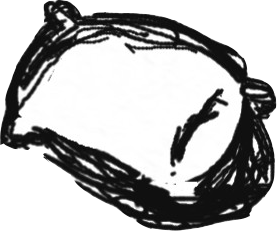
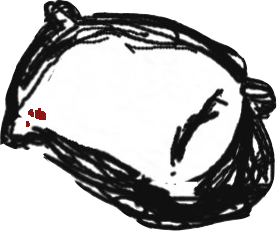
Layered file, before and after one edit (277px x 231px). Changes by layer:
painted on "Layer 1" over [26, 108, 46, 127]
